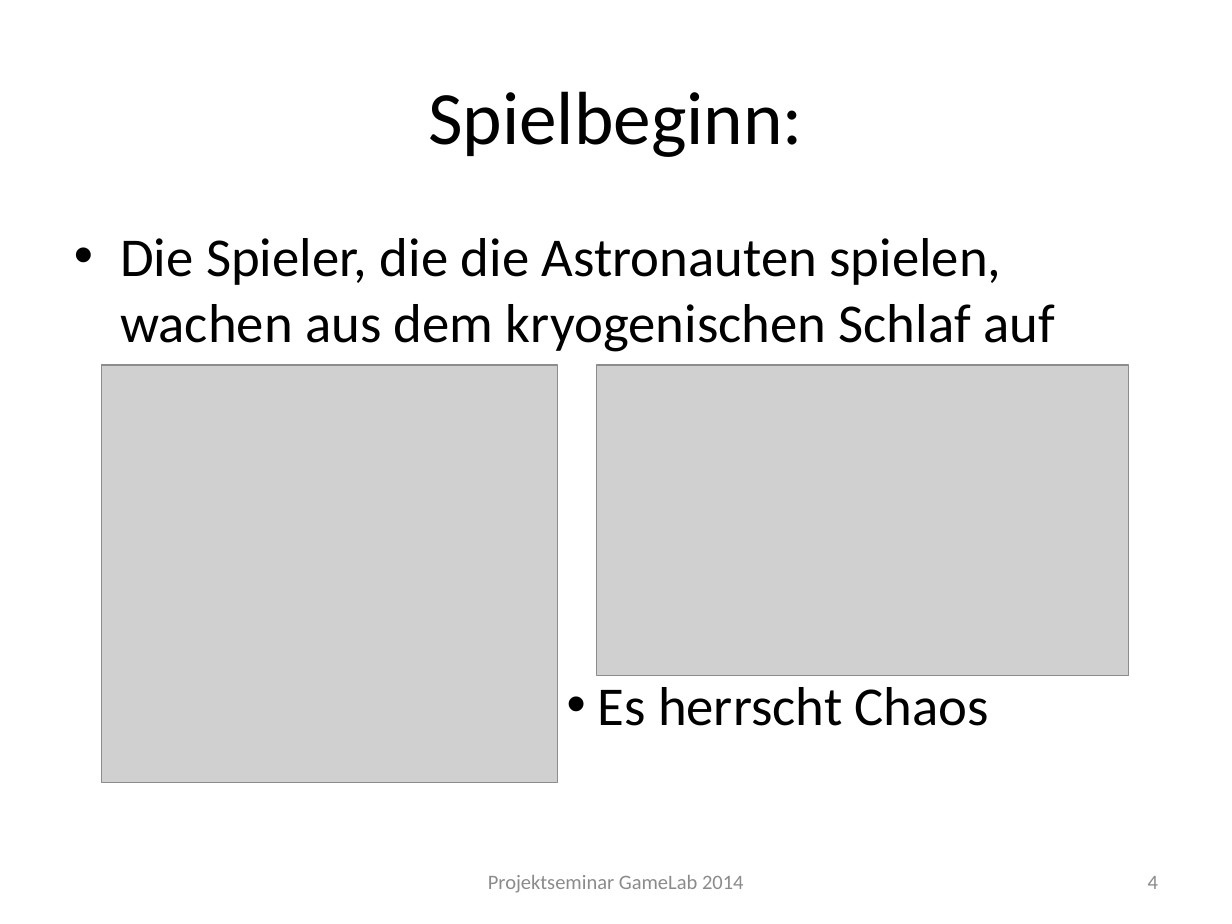
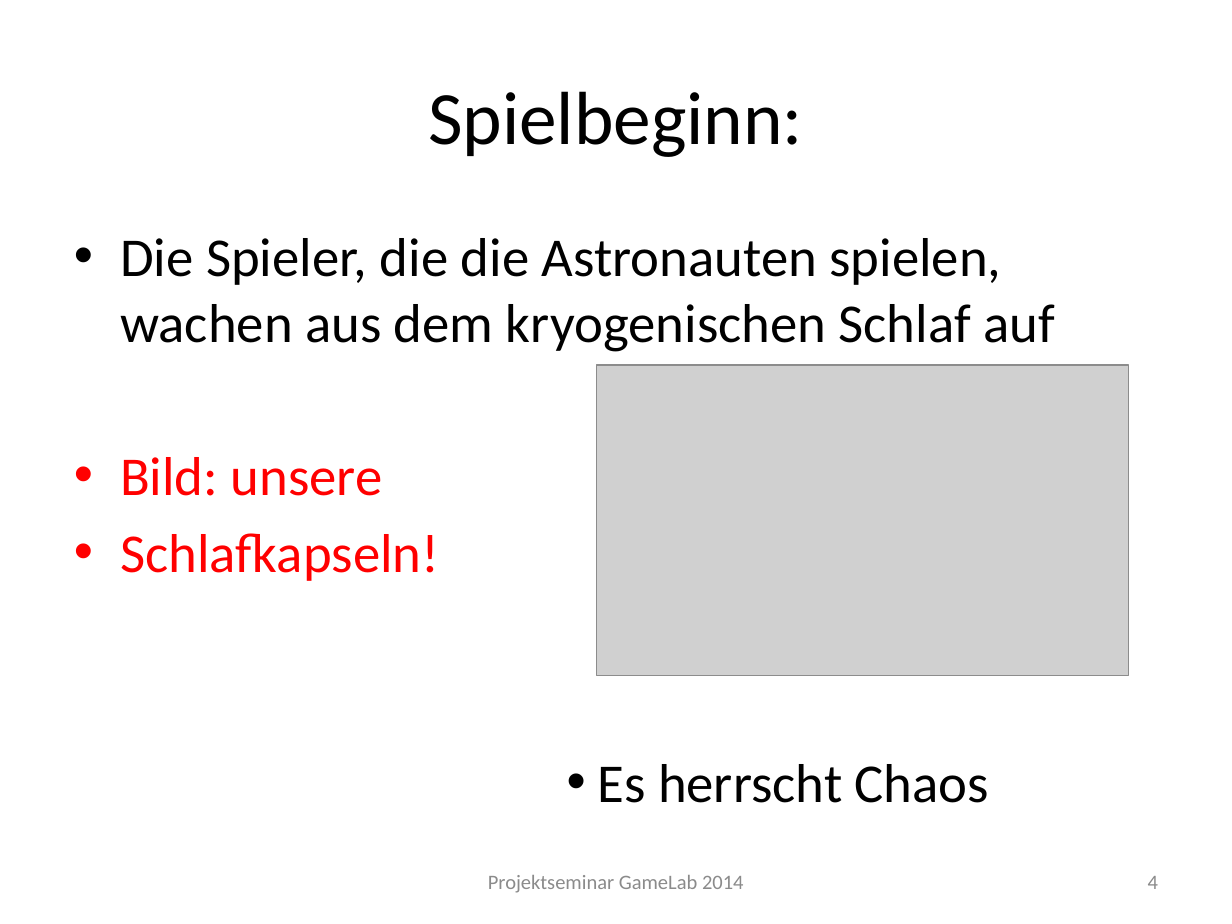
Before and after one commit to Instinctlol/gamelab2014, a slide deck: slide 4 of Abschlusspräsentation/SpielkonzeptFINAL.pptx. Drawn at 1232x924 pixels with LibreOffice and Linux fonts; fonts in the diff are those of the drawing; grey boxes stand for pictures; background and template pictures are left out. Boxes give left, top, right and bottom in pixels: in the first picture for what was removed or moved away, otherwise in the second. Text is boxed around its words. In the diff, an @@ line names an element or a change of style, - is before the commit and + after.

```diff
--- a/Abschlusspräsentation/SpielkonzeptFINAL.pptx
+++ b/Abschlusspräsentation/SpielkonzeptFINAL.pptx
@@ picture removed at (102,365,558,782) @@
@@ text at (120,457,439,581): paragraphs added @@
+• Bild: unsere
+• Schlafkapseln!
```
Also in this commit, not shown: 4 other slides changed, 1 other file.
